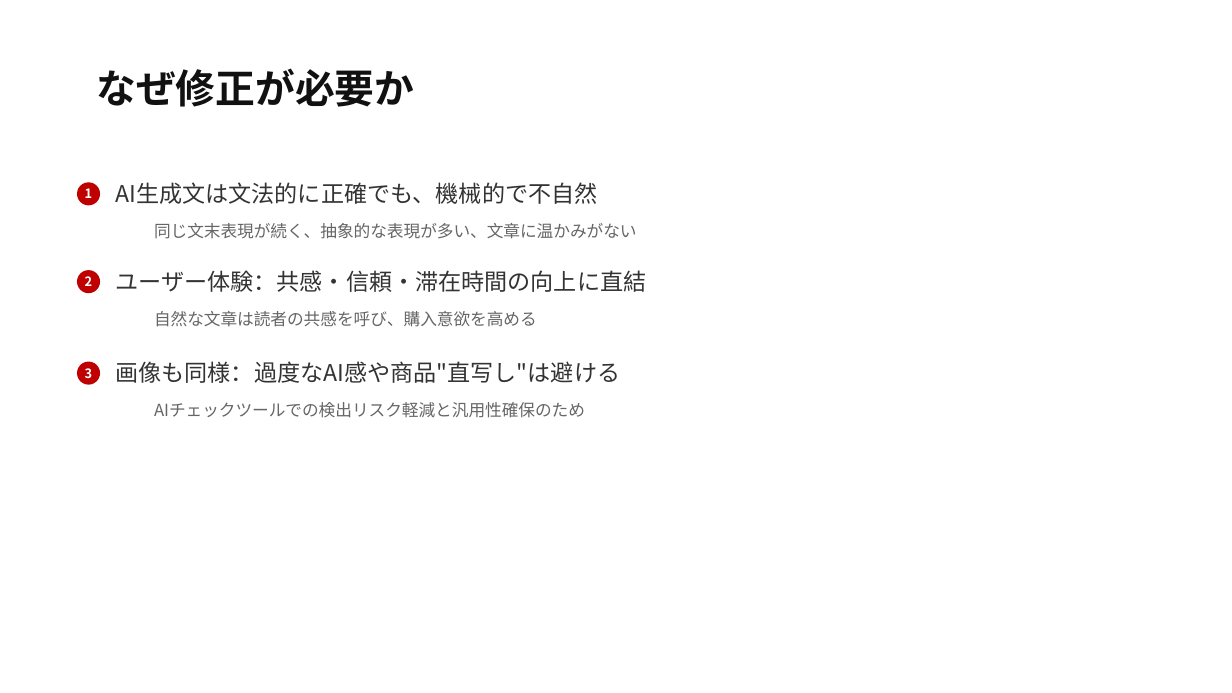
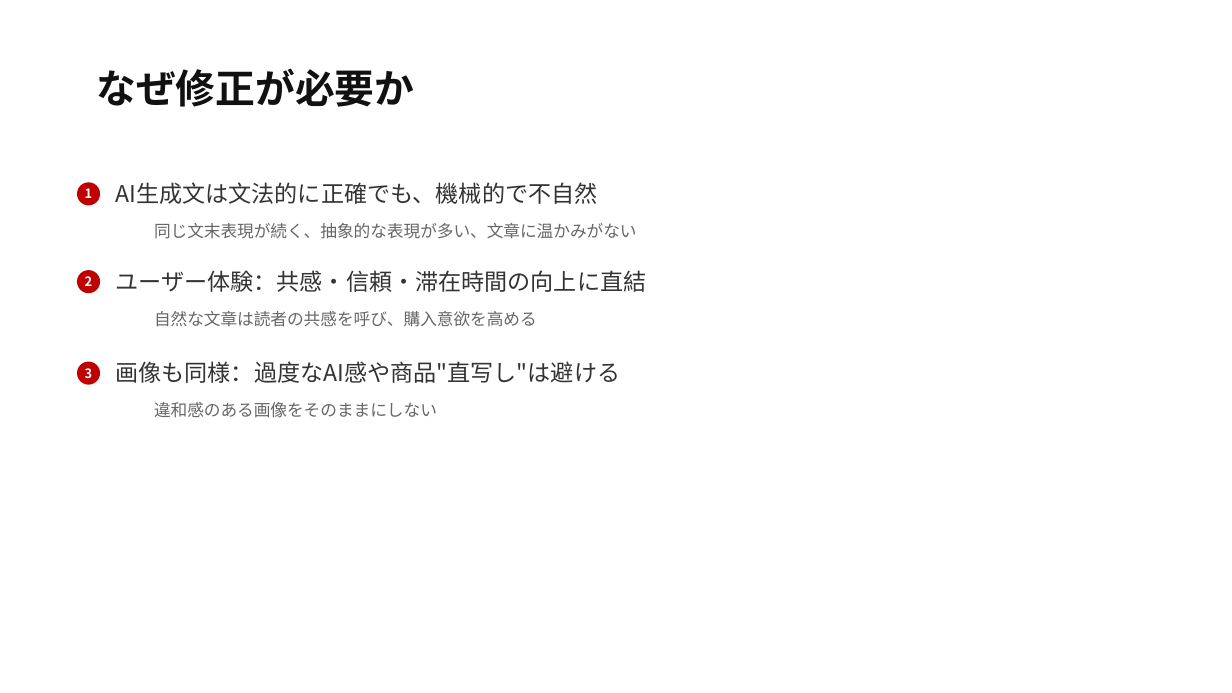
Before and after one commit to yuichao0404/LP, a slide deck: slide 3 of workshops/20251025/20251025_LP作成ワーカー作業マニュアル.pptx. Drawn at 1232x693 pixels with LibreOffice and Linux fonts; fonts in the diff are those of the drawing. Boxes give left, top, right and bottom in pixels: in the first picture for what was removed or moved away, otherwise in the second. Text is boxed around its words. In the diff, an @@ line names an element or a change of style, - is before the commit and + after.

Commit message:
プロンプト改善: 文字数制限強化、ヒーロー画像テキスト提案機能追加、セクション名を顧客向けに変更、人間味指摘プロンプト改善

```diff
--- a/workshops/20251025/20251025_LP作成ワーカー作業マニュアル.pptx
+++ b/workshops/20251025/20251025_LP作成ワーカー作業マニュアル.pptx
@@ text at (x1=154, y1=402, x2=437, y2=418): text changed @@
-AIチェックツールでの検出リスク軽減と汎用性確保のため
+違和感のある画像をそのままにしない
```
Also in this commit, not shown: 2 other slides changed, 1 slide added, 17 other files.
